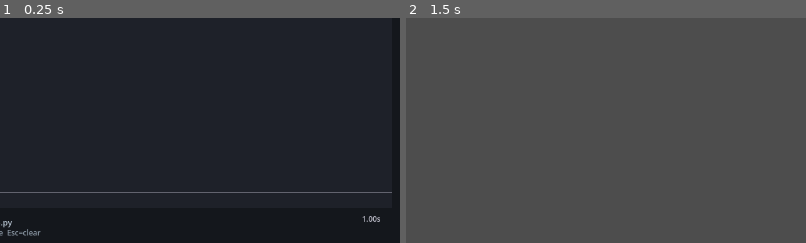
Above: before the commit, frames 1-2 (left to right).
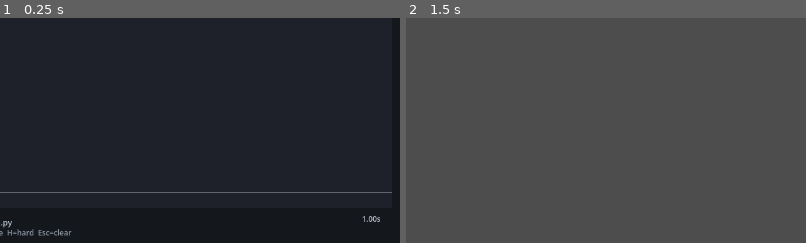
Above: after the commit, the same moments.

Repository: DynamicDevices/vizemes-align
Game: Godot game, scene res://viseme_timeline.tscn
Two runs of this game, one before a commit and one after it. Both use one fixed random seed, a clock stepped at 60 frames per second and the inputs below.
Inputs:
- Up to frame 1 (0.25 s): no input
- Up to frame 2 (1.5 s): click "Seek table…" at 0.5 s; click "Dump MEL" at 1.25 s
The pictures show only the part of the screen within x 38-88%, y 50-100%; the shares and areas given below are measured in that part.

The runs differ from the first frame. In frame 1, 0.2% of the frame differs, in the area x 2-18%, y 93-97%; in frame 2, nothing differs.

Commit message:
feat(godot): MPEG-4-style hard viseme byte (1 B / 20 ms)
Encode soft weights to id+blend nibble for Opus-sideband shape; timeline
H-toggle ribbon + mic live byte counter. Soft curves stay for quality UI.

Assisted-by: Cursor

Diff:
--- a/godot-demo/mic_lipsync.gd
+++ b/godot-demo/mic_lipsync.gd
@@ -16,6 +16,9 @@
 var _frames: int = 0
 var _last_ovr: PackedFloat32Array = PackedFloat32Array()
 var _input_ok := false
+var _hard_bytes := PackedByteArray()
+var _hard_acc_pcm := PackedFloat32Array()
+var _hard_need := 320 ## 20 ms @ 16 kHz
 
 
 func _ready() -> void:
@@ -72,10 +75,24 @@
 	var in_rate := int(round(AudioServer.get_input_mix_rate()))
 	pcm = VisemeUtils.resample_pcm(pcm, in_rate, TARGET_RATE)
 	_frames += _pipe.feed_pcm_mono_16k(pcm, _target)
+	# Accumulate 20 ms chunks → hard byte stream (VoIP sideband shape).
+	for s in pcm:
+		_hard_acc_pcm.append(s)
+	while _hard_acc_pcm.size() >= _hard_need:
+		if _pipe.last_ovr.size() > 0:
+			_hard_bytes.append(VisemeUtils.soft_to_hard_byte(_pipe.last_ovr))
+		var keep := PackedFloat32Array()
+		for i in range(_hard_need, _hard_acc_pcm.size()):
+			keep.append(_hard_acc_pcm[i])
+		_hard_acc_pcm = keep
 	if _pipe.last_ovr.size() > 0:
 		_last_ovr = _pipe.last_ovr
 	if _last_ovr.size() > 0:
 		var top := VisemeUtils.argmax(_last_ovr)
-		_label.text = "viseme=%s  frames=%d  via=%s  in=%.0fHz" % [
-			VisemeUtils.OVR_NAMES[top], _frames, _target.name, AudioServer.get_input_mix_rate()
+		var hb := 0
+		if not _hard_bytes.is_empty():
+			hb = _hard_bytes[_hard_bytes.size() - 1]
+		_label.text = "viseme=%s  frames=%d  hard=%dB last=0x%02X  via=%s  in=%.0fHz" % [
+			VisemeUtils.OVR_NAMES[top], _frames, _hard_bytes.size(), hb, _target.name,
+			AudioServer.get_input_mix_rate()
 		]
--- a/godot-demo/viseme_timeline.gd
+++ b/godot-demo/viseme_timeline.gd
@@ -43,8 +43,11 @@
 var _show_a := true
 var _show_b := true
 var _show_disagree := true
+var _show_hard := true
+var _hard_bytes := PackedByteArray()
+var _hard_frame_s := 0.02
 var _status := ""
-var _help := "wheel=zoom  mid-drag=pan  left-drag=select  Space=play  A/B=toggle models  D=disagree  Esc=clear"
+var _help := "wheel=zoom  mid-drag=pan  left-drag=select  Space=play  A/B=models  D=disagree  H=hard  Esc=clear"
 
 var _pcm := PackedFloat32Array()
 var _view_t0 := 0.0
@@ -142,7 +145,7 @@
 	bar.add_child(mic_btn)
 
 	_ui_top = 44.0
-	_help = "stem+Load  wheel=zoom  mid=pan  left=select  Space=play  A/B=models  D=disagree  Esc=clear"
+	_help = "stem+Load  wheel=zoom  mid=pan  left=select  Space=play  A/B=models  D=disagree  H=hard  Esc=clear"
 
 
 func _on_stem_load() -> void:
@@ -274,15 +277,19 @@
 		else:
 			push_warning("onnx_b missing: %s" % onnx_b_path)
 
+	_rebuild_hard_bytes()
+
 	var t0 := float(_context_frames - 1) * _hop_s
 	var t_end := t0 + float(maxi(0, _series.size() - 1)) * _hop_s
 	_duration_s = maxf(_duration_s, t_end)
 	_view_t0 = 0.0
 	_view_t1 = _duration_s
 
-	_status = "stem=%s win=%d dur=%.2fs A=%s B=%s" % [
+	_status = "stem=%s win=%d hard=%dB@%.0fms dur=%.2fs A=%s B=%s" % [
 		str(probe.get("stem", "?")),
 		_series.size(),
+		_hard_bytes.size(),
+		_hard_frame_s * 1000.0,
 		_duration_s,
 		_label_a,
 		_label_b if not _series_b.is_empty() else "off",
@@ -290,6 +297,11 @@
 	print("viseme_timeline %s" % _status)
 	print("GODOT_VISEME_TIMELINE_OK")
 	return 0
+
+
+func _rebuild_hard_bytes() -> void:
+	var t0 := float(_context_frames - 1) * _hop_s
+	_hard_bytes = VisemeUtils.series_to_hard_bytes(_series, _hop_s, t0, _hard_frame_s)
 
 
 func _predict_series(loader, contexts: Array) -> Array:
@@ -432,6 +444,10 @@
 			_show_disagree = not _show_disagree
 			queue_redraw()
 			accept_event()
+		KEY_H:
+			_show_hard = not _show_hard
+			queue_redraw()
+			accept_event()
 
 
 func _zoom_at(x: float, factor: float) -> void:
@@ -519,6 +535,7 @@
 	_draw_selection()
 	_draw_mfa_boxes()
 	_draw_disagree_ribbon()
+	_draw_hard_ribbon()
 
 	var curve_top := _plot.position.y + _plot.size.y * 0.28
 	var curve_h := _plot.size.y * 0.68
@@ -644,6 +661,28 @@
 		draw_rect(Rect2(_t_to_x(seg), y, maxf(1.0, _t_to_x(t_end) - _t_to_x(seg)), h), col)
 
 
+func _draw_hard_ribbon() -> void:
+	## Stepped MPEG-4-style hard id track (1 byte / 20 ms) under MFA boxes.
+	if not _show_hard or _hard_bytes.is_empty():
+		return
+	var t0 := float(_context_frames - 1) * _hop_s
+	var y := _plot.position.y + _plot.size.y * 0.22
+	var h := _plot.size.y * 0.06
+	for i in _hard_bytes.size():
+		var t := t0 + float(i) * _hard_frame_s
+		var t1 := t + _hard_frame_s
+		if t1 < _view_t0 or t > _view_t1:
+			continue
+		var b: int = _hard_bytes[i]
+		var vid := VisemeUtils.hard_byte_id(b)
+		var blend := VisemeUtils.hard_byte_blend01(b)
+		var col := LINE_COLORS[clampi(vid, 0, LINE_COLORS.size() - 1)]
+		draw_rect(
+			Rect2(_t_to_x(t), y, maxf(1.0, _t_to_x(t1) - _t_to_x(t)), h),
+			Color(col.r, col.g, col.b, 0.25 + 0.55 * blend)
+		)
+
+
 func _draw_time_axis(curve_top: float, curve_h: float) -> void:
 	draw_line(
 		Vector2(_plot.position.x, curve_top + curve_h),
--- a/godot-demo/viseme_utils.gd
+++ b/godot-demo/viseme_utils.gd
@@ -88,6 +88,55 @@
 	return best
 
 
+## Pack soft weights → 1 byte: high nibble = viseme id (0–15), low nibble = blend (0–15).
+## Designed for ~1 byte / 20 ms Opus sideband (MPEG-4-style hard path).
+static func soft_to_hard_byte(weights: PackedFloat32Array) -> int:
+	if weights.is_empty():
+		return 0
+	var id := clampi(argmax(weights), 0, 15)
+	var peak := weights[id]
+	var blend := clampi(int(round(peak * 15.0)), 0, 15)
+	return (id << 4) | blend
+
+
+static func hard_byte_id(b: int) -> int:
+	return (b >> 4) & 0x0F
+
+
+static func hard_byte_blend01(b: int) -> float:
+	return float(b & 0x0F) / 15.0
+
+
+## Expand a hard byte to a sparse weight vector (length n) for VisemeSystem / plots.
+static func hard_byte_to_weights(b: int, n: int) -> PackedFloat32Array:
+	var out := PackedFloat32Array()
+	out.resize(maxi(1, n))
+	for i in out.size():
+		out[i] = 0.0
+	var id := hard_byte_id(b)
+	if id < out.size():
+		out[id] = hard_byte_blend01(b)
+	return out
+
+
+## Encode a softmax/OVR series (one PackedFloat32Array per hop) to 20 ms hard bytes.
+static func series_to_hard_bytes(
+	series: Array, hop_s: float, t_series0: float, frame_s: float = 0.02
+) -> PackedByteArray:
+	var out := PackedByteArray()
+	if series.is_empty() or hop_s <= 0.0 or frame_s <= 0.0:
+		return out
+	var t_end := t_series0 + float(series.size() - 1) * hop_s
+	var t := t_series0
+	while t <= t_end + 1e-6:
+		var idx := int(round((t - t_series0) / hop_s))
+		idx = clampi(idx, 0, series.size() - 1)
+		var w: PackedFloat32Array = series[idx]
+		out.append(soft_to_hard_byte(w))
+		t += frame_s
+	return out
+
+
 static func load_id_to_name(json_path: String) -> Array:
 	var f := FileAccess.open(json_path, FileAccess.READ)
 	if f == null:
